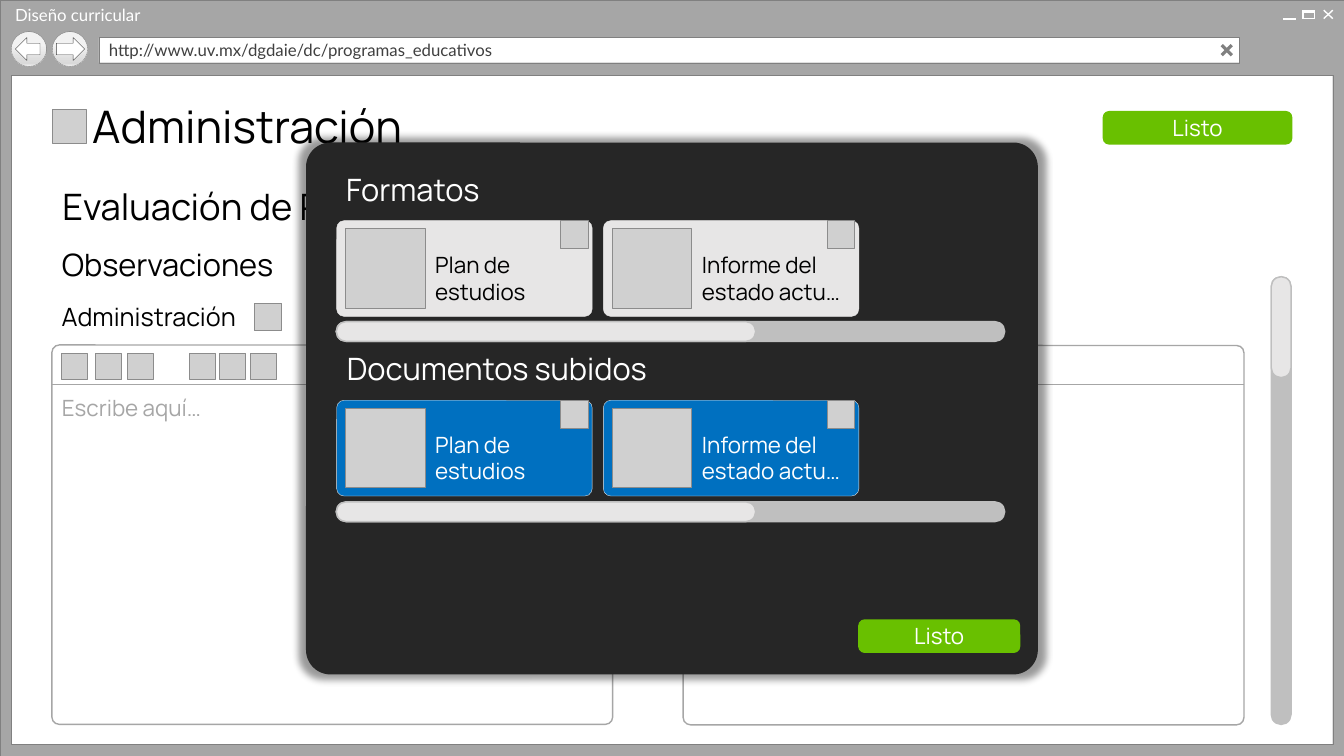
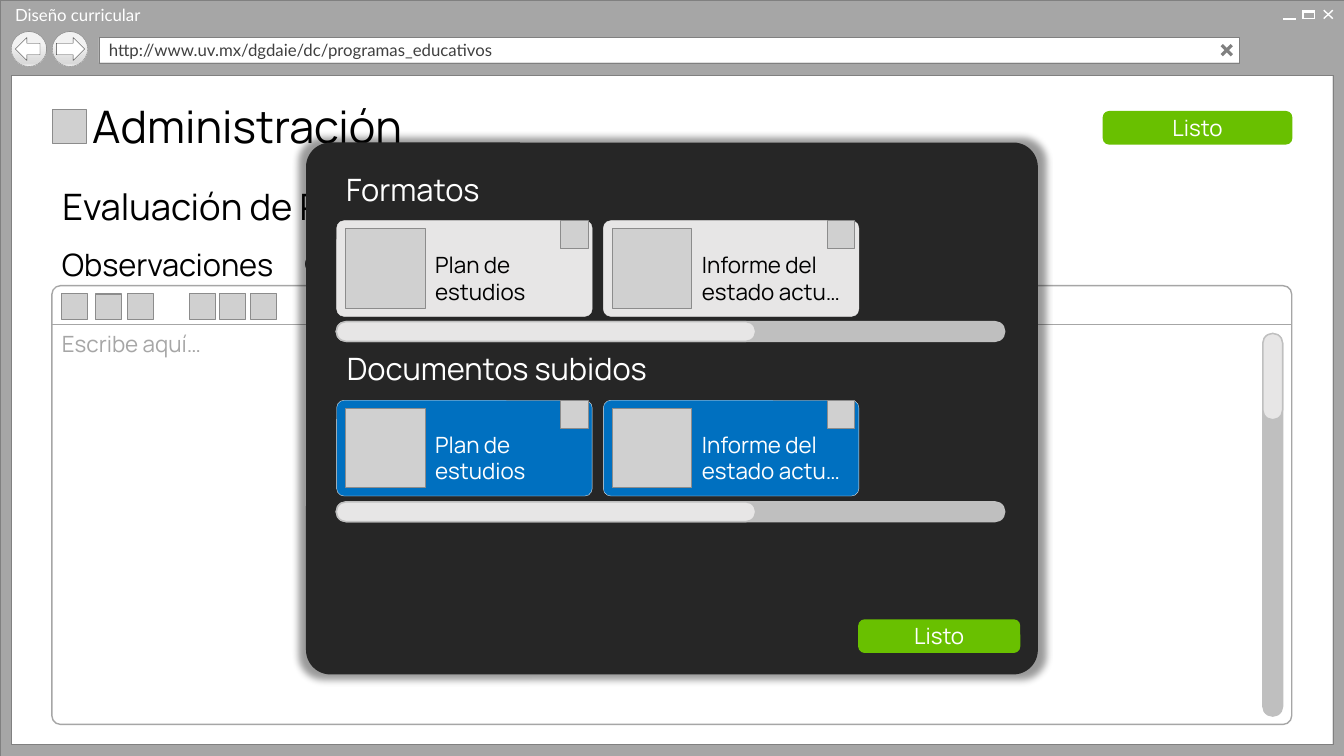
Before and after one commit to Senzho/DISENO_CURRICULAR_SS_05_2019, a slide deck: slide 20 of Diseño/Prototipos V2.pptx (slide 18 before the commit). Drawn at 1344x756 pixels with LibreOffice and Linux fonts; fonts in the diff are those of the drawing; grey boxes stand for pictures; background and template pictures are left out. Boxes give left, top, right and bottom in pixels: in the first picture for what was removed or moved away, otherwise in the second. Text is boxed around its words. In the diff, an @@ line names an element or a change of style, - is before the commit and + after.

```diff
--- a/Diseño/Prototipos V2.pptx
+++ b/Diseño/Prototipos V2.pptx
@@ rounded rectangle: place and size @@
-rounded rectangle at [51, 345, 612, 724]
+rounded rectangle at [51, 285, 1292, 724]
@@ 6 pictures: place and size @@
-6 pictures at [62, 354, 277, 380]
+6 pictures at [62, 293, 277, 321]
@@ text "Escribe aquí…": place and size @@
-text "Escribe aquí…" at [62, 398, 201, 421]
+text "Escribe aquí…" at [62, 334, 201, 357]
@@ line added from (51, 325) to (1292, 325), #A6A6A6 0.5 pt @@
@@ text removed at [62, 306, 236, 327] @@
-Administración
@@ picture removed at [254, 303, 282, 332] @@
@@ rounded rectangle removed at [684, 346, 1244, 725] @@
@@ rounded rectangle: place and size @@
-rounded rectangle at [1271, 276, 1292, 724]
+rounded rectangle at [1263, 334, 1284, 717]
@@ rounded rectangle: place and size @@
-rounded rectangle at [1271, 276, 1292, 377]
+rounded rectangle at [1263, 334, 1284, 420]
@@ line removed from (51, 384) to (612, 384) @@
@@ line removed from (683, 385) to (1244, 385) @@
```
Also in this commit, not shown: 5 other slides changed, 2 slides added, 1 other file.
